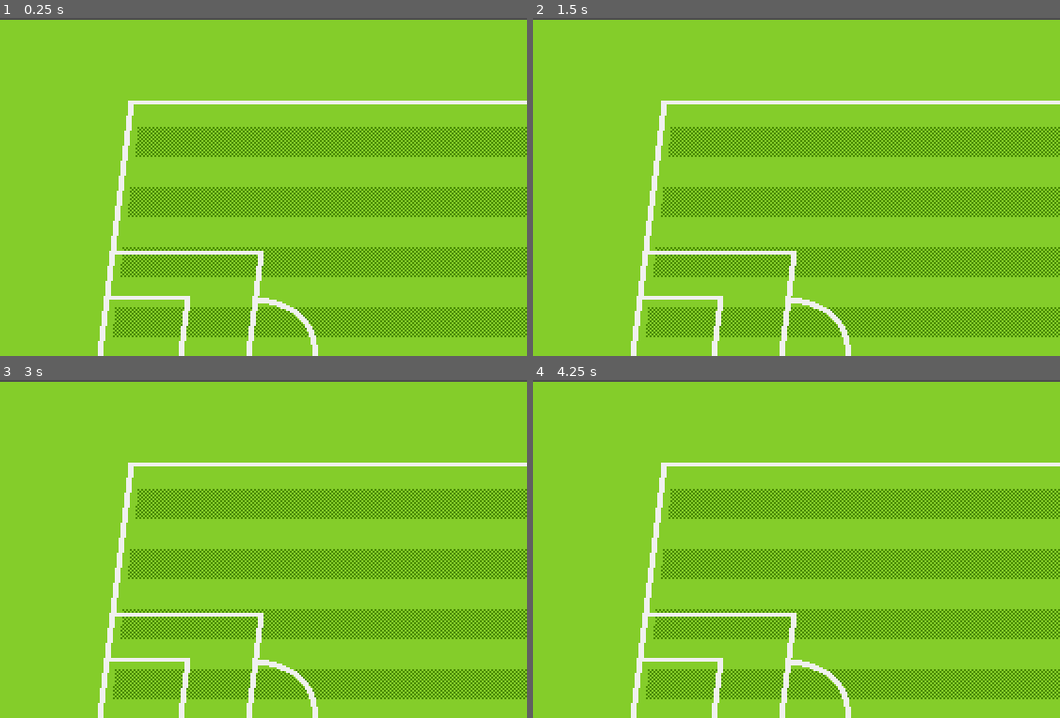
Above: before the commit, frames 1-4 (two rows, left to right).
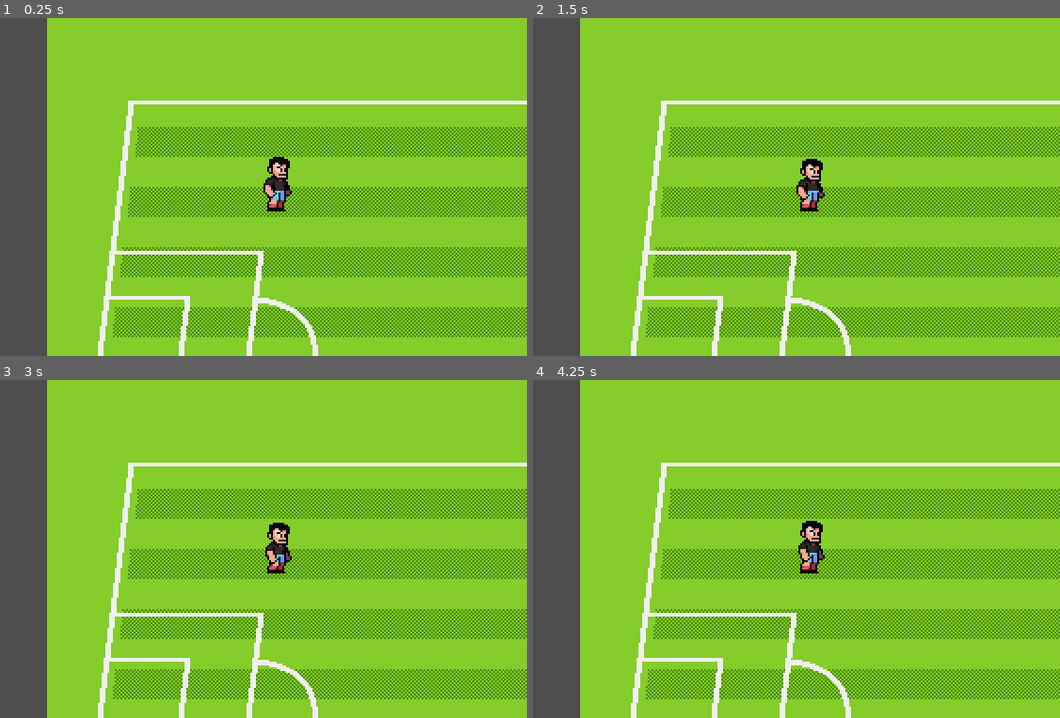
Above: after the commit, the same moments.

Repository: gonzag1/Futbol-Total
Game: Godot game, scene res://scenes/world.tscn
Same seed, same stepped clock (60 frames per second), same inputs: the game is played once before the commit and once after it.
Inputs:
- Up to frame 1 (0.25 s): no input
- Up to frame 2 (1.5 s): no input
- Up to frame 3 (3 s): no input
- Up to frame 4 (4.25 s): no input

The runs differ from the first frame. In frame 1, 10% of the frame differs, in the area x 0-100%, y 0-100%; in frame 2, 10%; in frame 3, 10%; in frame 4, 10%.

Commit message:
agregando jugador ahora si video 1 terminado

Diff:
--- /dev/null
+++ b/scenes/characters/player.tscn
@@ -0,0 +1,66 @@
+[gd_scene load_steps=6 format=3 uid="uid://cxjyxhds1e6k5"]
+
+[ext_resource type="Texture2D" uid="uid://868nexyolqjn" path="res://assets/art/characters/soccer-player.png" id="1_rp718"]
+
+[sub_resource type="Animation" id="Animation_yewv4"]
+resource_name = "idle"
+length = 0.6
+loop_mode = 1
+step = 0.15
+tracks/0/type = "value"
+tracks/0/imported = false
+tracks/0/enabled = true
+tracks/0/path = NodePath("PlayerSprite:frame")
+tracks/0/interp = 1
+tracks/0/loop_wrap = true
+tracks/0/keys = {
+"times": PackedFloat32Array(0, 0.15, 0.3, 0.4433),
+"transitions": PackedFloat32Array(1, 1, 1, 1),
+"update": 1,
+"values": [0, 1, 2, 3]
+}
+
+[sub_resource type="Animation" id="Animation_76oj4"]
+length = 0.001
+tracks/0/type = "value"
+tracks/0/imported = false
+tracks/0/enabled = true
+tracks/0/path = NodePath("PlayerSprite:frame")
+tracks/0/interp = 1
+tracks/0/loop_wrap = true
+tracks/0/keys = {
+"times": PackedFloat32Array(0),
+"transitions": PackedFloat32Array(1),
+"update": 1,
+"values": [0]
+}
+
+[sub_resource type="AnimationLibrary" id="AnimationLibrary_dyp2m"]
+_data = {
+&"RESET": SubResource("Animation_76oj4"),
+&"idle": SubResource("Animation_yewv4")
+}
+
+[sub_resource type="CapsuleShape2D" id="CapsuleShape2D_rp718"]
+radius = 4.0
+height = 18.0
+
+[node name="Player" type="CharacterBody2D"]
+
+[node name="PlayerSprite" type="Sprite2D" parent="."]
+texture = ExtResource("1_rp718")
+centered = false
+offset = Vector2(-16, -32)
+hframes = 6
+vframes = 13
+
+[node name="AnimationPlayer" type="AnimationPlayer" parent="."]
+libraries = {
+&"": SubResource("AnimationLibrary_dyp2m")
+}
+autoplay = "idle"
+
+[node name="CollisionShape2D" type="CollisionShape2D" parent="."]
+position = Vector2(0, -3)
+rotation = 1.5708
+shape = SubResource("CapsuleShape2D_rp718")
--- a/scenes/world.tscn
+++ b/scenes/world.tscn
@@ -1,8 +1,9 @@
-[gd_scene load_steps=4 format=3 uid="uid://bh7j6v57bgh5j"]
+[gd_scene load_steps=5 format=3 uid="uid://bh7j6v57bgh5j"]
 
 [ext_resource type="Texture2D" uid="uid://7u2mr08naoeh" path="res://assets/art/backgrounds/pitch-background.png" id="1_4wyf3"]
 [ext_resource type="Texture2D" uid="uid://dapsybc3p2ibs" path="res://assets/art/backgrounds/pitch-pattern.png" id="2_k0juu"]
 [ext_resource type="Texture2D" uid="uid://c6rhmbrwly7gf" path="res://assets/art/backgrounds/pitch-lines.png" id="3_71j4m"]
+[ext_resource type="PackedScene" uid="uid://cxjyxhds1e6k5" path="res://scenes/characters/player.tscn" id="4_k0juu"]
 
 [node name="World" type="Node2D"]
 
@@ -10,7 +11,7 @@
 
 [node name="Grass" type="Sprite2D" parent="Backgrounds"]
 modulate = Color(0.517647, 0.803922, 0.164706, 1)
-position = Vector2(0, 1)
+position = Vector2(25, 0)
 texture = ExtResource("1_4wyf3")
 centered = false
 
@@ -24,3 +25,6 @@
 modulate = Color(0.941176, 0.941176, 0.941176, 1)
 texture = ExtResource("3_71j4m")
 centered = false
+
+[node name="Player" parent="." instance=ExtResource("4_k0juu")]
+position = Vector2(148, 103)
